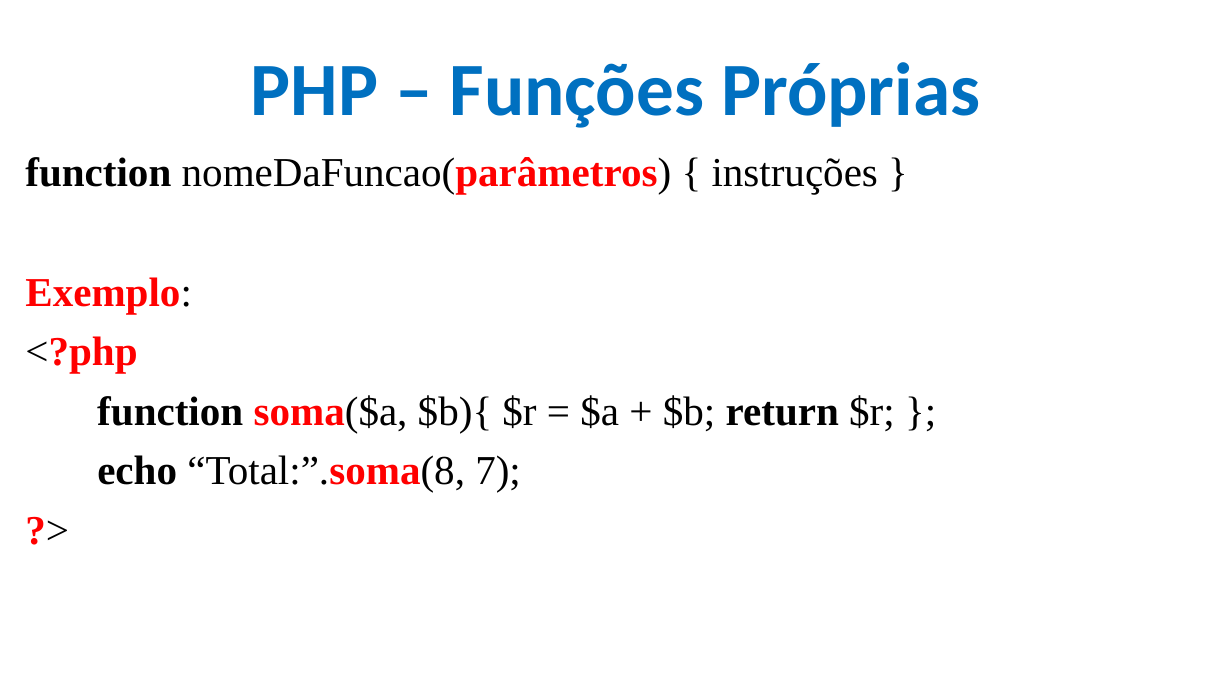
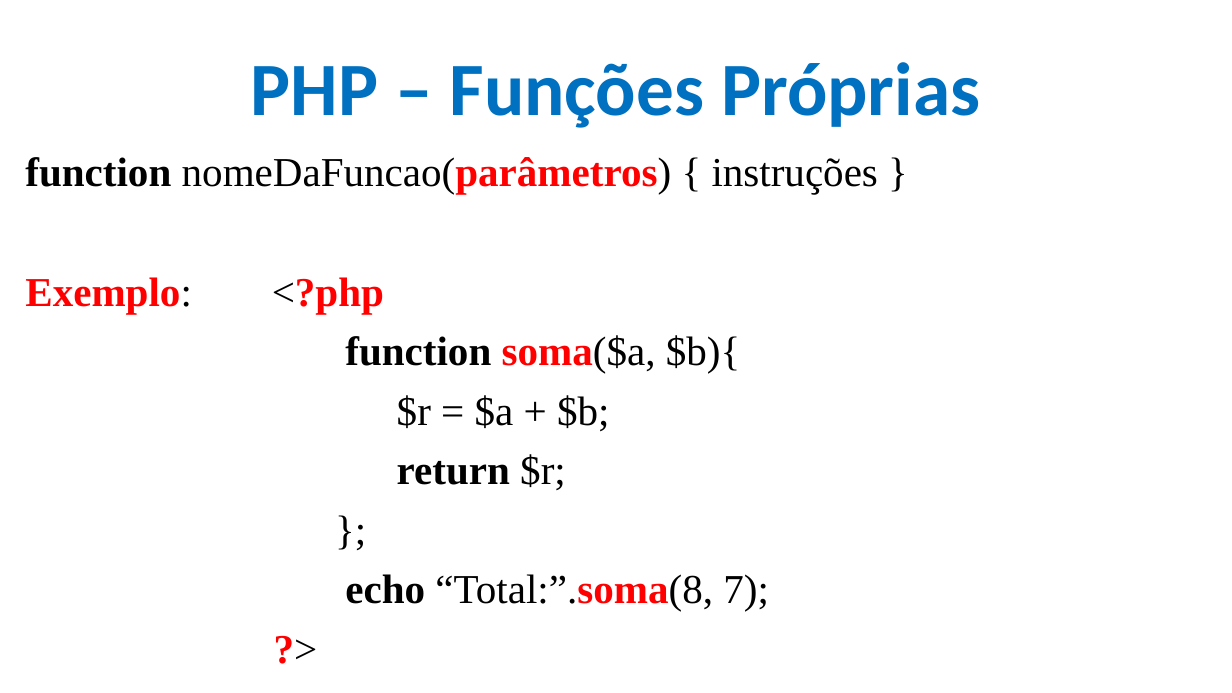
Before and after one commit to CloudEducationBrazil/WydenDesenvolvimentoWebPHP, a slide deck: slide 38 of 01 Classes/Aula 12 e 13 Desenvolvimento Web PHP - PHP.pptx (slide 22 before the commit). Drawn at 1232x693 pixels with LibreOffice and Linux fonts; fonts in the diff are those of the drawing; background and template pictures are left out. Boxes give left, top, right and bottom in pixels: in the first picture for what was removed or moved away, otherwise in the second. Text is boxed around its words. In the diff, an @@ line names an element or a change of style, - is before the commit and + after.

```diff
--- a/01 Classes/Aula 12 e 13 Desenvolvimento Web PHP - PHP.pptx
+++ b/01 Classes/Aula 12 e 13 Desenvolvimento Web PHP - PHP.pptx
@@ text at [25, 277, 740, 490]: text changed @@
-Exemplo:
-<?php
-function soma($a, $b){ $r = $a + $b; return $r; };
+Exemplo: <?php
+        function soma($a, $b){
+        $r = $a + $b;
+        return $r;
+        };
@@ text at [345, 574, 769, 611]: list level 1 to 5 in "echo “Total:”.soma(8, 7);"; list level 1 to 5 in "?>" @@
```
Also in this commit, not shown: 5 other slides changed, 17 slides added.
